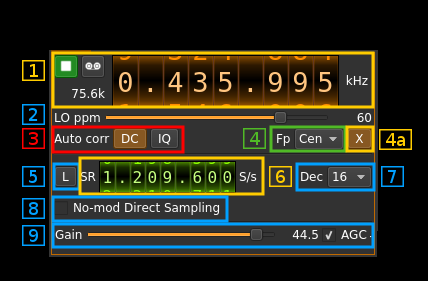
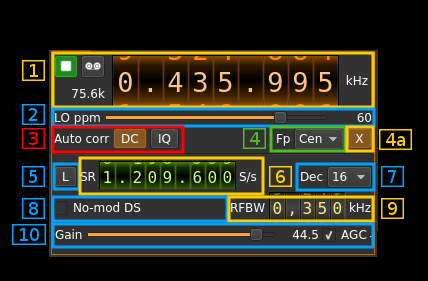
Revision of a layered 428x281 image; what changed, layer by layer:
added layer "10" above "Overlay_10" over (12, 224, 46, 245)
renamed "Overlay_09" to "Overlay_10", moved it above "9" over (227, 222, 375, 223)
painted on "9" over (22, 198, 404, 246)
added layer "Overlay_09" above "8" over (227, 195, 375, 223)
showed "Overlay_02" over (51, 107, 376, 128)
added layer "Patch_04" above "Patch_03" over (99, 189, 373, 223)
